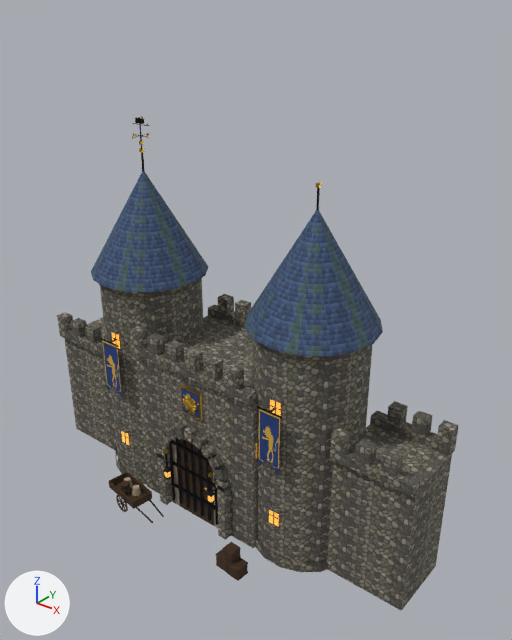
A saved change to the glTF model www/proto3d/models/beth/hi/buildings_card2/bld_gatehouse_card2.glb.
Before and after are seen from a 50 mm camera at (21.8, -25.0, 27.0) aimed at (1.8, 0.0, 11.5). Every picture has the same lights, and +X, +Y and +Z are marked at lower left. The older version comes first. Vertices at exactly the same position are counted once.

Objects in the first picture: 'bld_gatehouse_card2'.
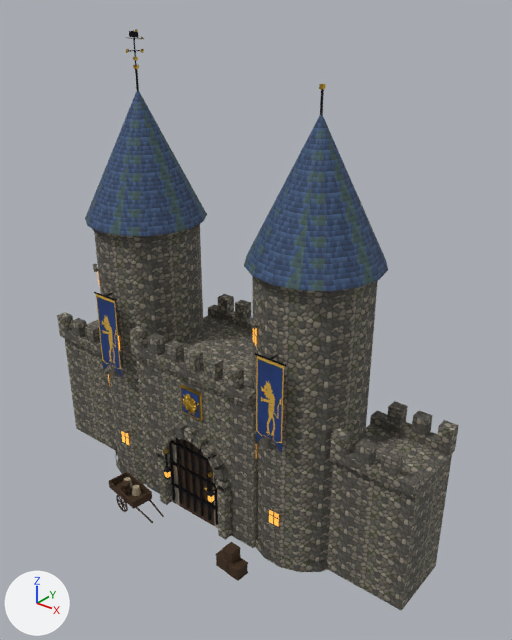
Where the change shows, as pixel boxes (x1, y1, x2, y2) in the pictures (512 x 640 px; the box of a moved part takes in the faces that stretch with it):
'bld_gatehouse_card2', reshaped (18% taller)
    before: (57, 116, 459, 611)
    after: (57, 29, 459, 611)
part 1 of me_bld_gatehouse_card2, moved or reshaped
    before: (99, 278, 201, 298)
    after: (92, 223, 201, 243)
part 2 of me_bld_gatehouse_card2, moved or reshaped
    before: (141, 152, 144, 171)
    after: (135, 69, 139, 91)
part 3 of me_bld_gatehouse_card2, moved or reshaped (not visible afterwards)
    before: (107, 327, 120, 335)
part 4 of me_bld_gatehouse_card2, moved or reshaped
    before: (266, 393, 283, 403)
    after: (93, 264, 98, 272)
part 5 of me_bld_gatehouse_card2, moved or reshaped
    before: (255, 341, 370, 362)
    after: (254, 277, 377, 299)
part 6 of me_bld_gatehouse_card2, moved or reshaped
    before: (316, 188, 320, 210)
    after: (320, 89, 324, 115)
part 7 of me_bld_gatehouse_card2, moved or reshaped
    before: (316, 182, 322, 188)
    after: (319, 84, 326, 89)
part 8 of me_bld_gatehouse_card2, added
    after: (253, 328, 257, 345)
part 9 of me_bld_gatehouse_card2, moved or reshaped
    before: (257, 406, 282, 418)
    after: (248, 318, 258, 329)
part 10 of me_bld_gatehouse_card2, added
    after: (254, 353, 286, 367)
part 11 of me_bld_gatehouse_card2, moved or reshaped
    before: (139, 117, 142, 150)
    after: (133, 30, 137, 66)
part 12 of me_bld_gatehouse_card2, moved or reshaped
    before: (135, 117, 144, 124)
    after: (129, 31, 139, 38)
part 13 of me_bld_gatehouse_card2, rebuilt (20% taller)
    before: (244, 210, 383, 357)
    after: (244, 114, 388, 291)
part 14 of me_bld_gatehouse_card2, rebuilt (20% taller)
    before: (91, 171, 208, 292)
    after: (85, 90, 207, 236)
part 15 of me_bld_gatehouse_card2, moved or reshaped
    before: (259, 399, 281, 475)
    after: (252, 276, 378, 453)
part 16 of me_bld_gatehouse_card2, moved or reshaped
    before: (102, 332, 122, 397)
    after: (94, 226, 201, 378)

Diff of the bpy script that builds the scene:
```diff
--- a/www/proto3d/models/beth/hi/buildings_card2/bld_gatehouse_card2.glb.py
+++ b/www/proto3d/models/beth/hi/buildings_card2/bld_gatehouse_card2.glb.py
@@ me_bld_gatehouse_card2 @@
 # used by ob_bld_gatehouse_card2; location = (0.0, 0.0, 0.0)
-me_bld_gatehouse_card2.from_pydata(...)  # 5766 vertices, 10082 faces; spans x -12.0..12.0, y -5.4..3.4, z 0.0..20.7
+me_bld_gatehouse_card2.from_pydata(...)  # 5894 vertices, 10318 faces; spans x -12.0..12.0, y -5.4..3.4, z 0.0..24.7
+# me_bld_gatehouse_card2 part 1: the loose piece of 36 vertices spanning x -8.5..-2.3, y -3.4..2.8, z 12.0..12.5 is moved by (0.0, 0.0, 3.0)
+# me_bld_gatehouse_card2 part 2: the loose piece of 16 vertices spanning x -5.4, y -0.3, z 17.9..19.0 is moved by (0.0, 0.0, 4.0)
+# me_bld_gatehouse_card2 part 3: the loose piece of 8 vertices spanning x -5.8..-5.0, y -3.3..-3.1, z 9.8..10.0 is moved by (0.0, 0.0, -0.1)
+# me_bld_gatehouse_card2 part 4: the loose piece of 8 vertices spanning x 5.0..5.8, y -3.3..-3.1, z 9.8..10.0 is turned -34.4 degrees about the z axis through its middle, then moved by (-12.4, 0.5, 3.0)
+# me_bld_gatehouse_card2 part 5: the loose piece of 36 vertices spanning x 2.3..8.5, y -3.4..2.8, z 12.0..12.5 is moved by (0.0, 0.0, 3.0)
+# me_bld_gatehouse_card2 part 6: the loose piece of 16 vertices spanning x 5.4, y -0.3, z 17.9..19.0 is moved by (0.0, 0.0, 4.0)
+# me_bld_gatehouse_card2 part 7: the loose piece of 24 vertices spanning x 5.3..5.5, y -0.4..-0.2, z 18.9..19.1 is moved by (0.0, 0.0, 4.0)
+# me_bld_gatehouse_card2 part 8: the loose piece of 4 vertices spanning x 3.6..4.0, y -2.8..-2.5, z 5.7..6.7 is copied, and the copy is moved by (0.0, 0.0, 6.2); it spans x 3.6..4.0, y -2.8..-2.5, z 11.9..12.9
+# me_bld_gatehouse_card2 part 9: the loose piece of 8 vertices spanning x 4.7..6.1, y -3.6..-3.5, z 9.3 is multiplied about its middle by the matrix ((-0.471, 0.322, 0.0), (0.322, 0.471, 0.0), (0.0, 0.0, -0.571)), then moved by (-1.6, 0.8, 3.6)
+# me_bld_gatehouse_card2 part 10: a new loose piece, a box spanning x 4.55..6.25, y -3.58..-3.52, z 11.97..12.03, in mat_card2_shared
+# me_bld_gatehouse_card2 part 11: the loose piece of 8 vertices spanning x -5.3, y -0.4, z 19.0..20.6 is moved by (0.0, 0.0, 4.0)
+# me_bld_gatehouse_card2 part 12: the loose piece of 24 vertices spanning x -5.6..-5.0, y -0.4, z 20.3..20.6 is moved by (0.0, 0.0, 4.0)
+# me_bld_gatehouse_card2 part 13: the loose piece of 129 vertices spanning x 2.2..8.6, y -3.5..2.9, z 12.5..18.0 is rebuilt with 145 vertices and now spans x 2.2..8.6, y -3.5..2.9, z 15.5..22.0
+# me_bld_gatehouse_card2 part 14: the loose piece of 129 vertices spanning x -8.6..-2.2, y -3.5..2.9, z 12.5..18.0 is rebuilt with 145 vertices and now spans x -8.6..-2.2, y -3.5..2.9, z 15.5..22.0
+# me_bld_gatehouse_card2 part 15: 4 vertices moved within x 5.1..5.7, y -3.1, z 8.8..9.8; 62 vertices removed from x 2.6..8.2, y -3.6..2.5, z 6.1..12.5; 102 vertices added at x 2.6..8.2, y -3.6..2.5, z 5.6..15.5
+# me_bld_gatehouse_card2 part 16: 4 vertices moved within x -5.7..-5.1, y -3.1, z 8.8..9.8; 62 vertices removed from x -8.2..-2.6, y -3.6..2.5, z 6.1..12.5; 98 vertices added at x -8.2..-2.6, y -3.6..2.5, z 7.4..15.5
+# other edits to the shape of me_bld_gatehouse_card2 do not show in these pictures
 me_bld_gatehouse_card2.materials.append(mat_card2_shared)
```
